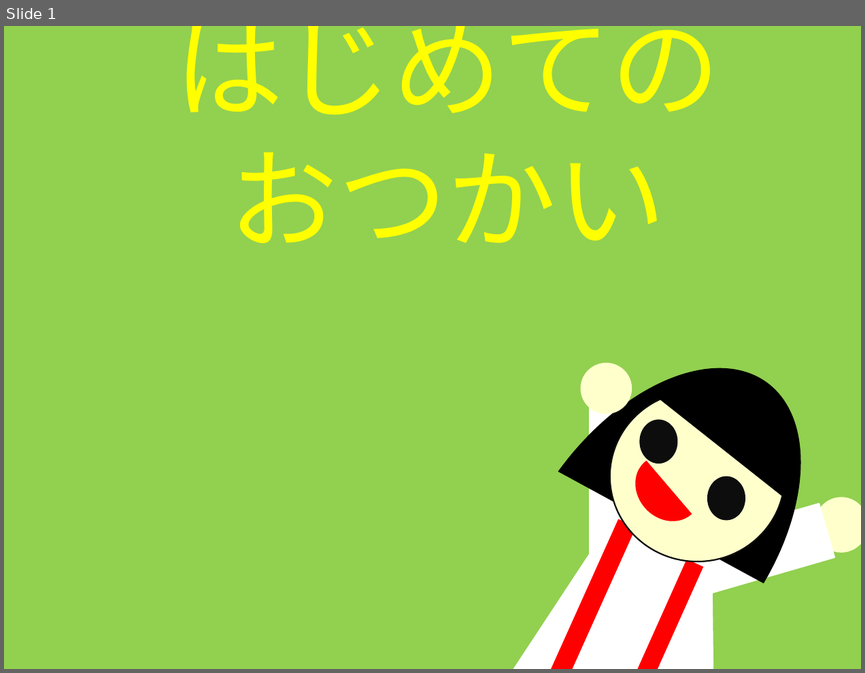
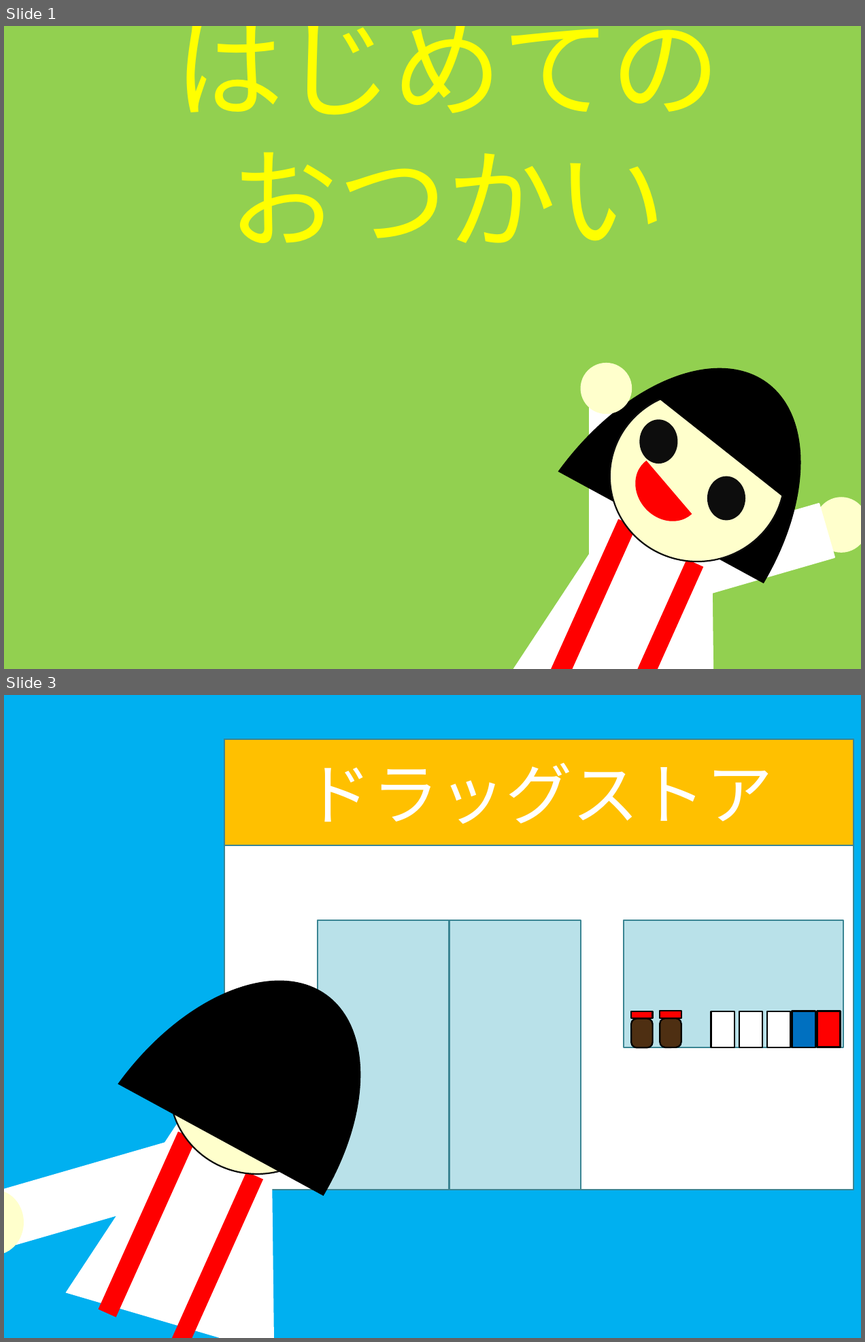
Before and after one commit to EdaHikari/OtsukaiGame, a slide deck: 新規 Microsoft PowerPoint Presentation.pptx. Shown one above the other, each under a label of ours: slide 1 before the commit, slides 1 and 3 after it; the slides between them are not shown. The pictures are 865x673 and 865x1342 pixels, drawn with LibreOffice and Linux fonts; fonts in the diff are those of the drawing. Boxes give left, top, right and bottom in pixels: in the first picture for what was removed or moved away, otherwise in the second. Text is boxed around its words. In the diff, an @@ line names an element or a change of style, - is before the commit and + after.

```diff
--- a/新規 Microsoft PowerPoint Presentation.pptx
+++ b/新規 Microsoft PowerPoint Presentation.pptx
@@ slide 3 added at [4,695,861,1338], background #00B0F0 @@
@@ rectangle added at [225,740,854,1190], fill #FFFFFF, outline #3B8594 1 pt @@
@@ rectangle added at [225,740,854,846], fill #FFC000, outline #3B8594 1 pt, 44 pt, text #FFFFFF @@
+ドラッグストア
@@ group added at [4,927,422,1338]: 4 rectangles, 2 ellipses, 1 trapezoid, 1 chord (boxed as its full ellipse) @@
@@ rectangle added at [317,920,449,1189], fill #B9E1E9, outline #3B8594 1 pt @@
@@ rectangle added at [449,920,580,1189], fill #B9E1E9, outline #3B8594 1 pt @@
@@ rectangle added at [623,920,843,1048], fill #B9E1E9, outline #3B8594 1 pt @@
@@ rounded rectangle added at [632,1019,653,1048], fill #4E2F12, outline #000000 1 pt @@
@@ rectangle added at [632,1011,653,1017], fill #FF0000, outline #000000 1 pt @@
@@ rounded rectangle added at [660,1019,681,1048], fill #4E2F12, outline #000000 1 pt @@
@@ rectangle added at [660,1011,681,1017], fill #FF0000, outline #000000 1 pt @@
@@ rectangle added at [711,1011,734,1047], fill #FFFFFF, outline #000000 1 pt @@
@@ rectangle added at [738,1011,762,1047], fill #FFFFFF, outline #000000 1 pt @@
@@ rectangle added at [767,1011,790,1047], fill #FFFFFF, outline #000000 1 pt @@
@@ rectangle added at [792,1011,815,1047], fill #0070C0, outline #000000 1 pt @@
@@ rectangle added at [817,1011,840,1047], fill #FF0000, outline #000000 1 pt @@
```
Also in this commit, not shown: 1 slide changed, 9 other slides added, 46 other files.
